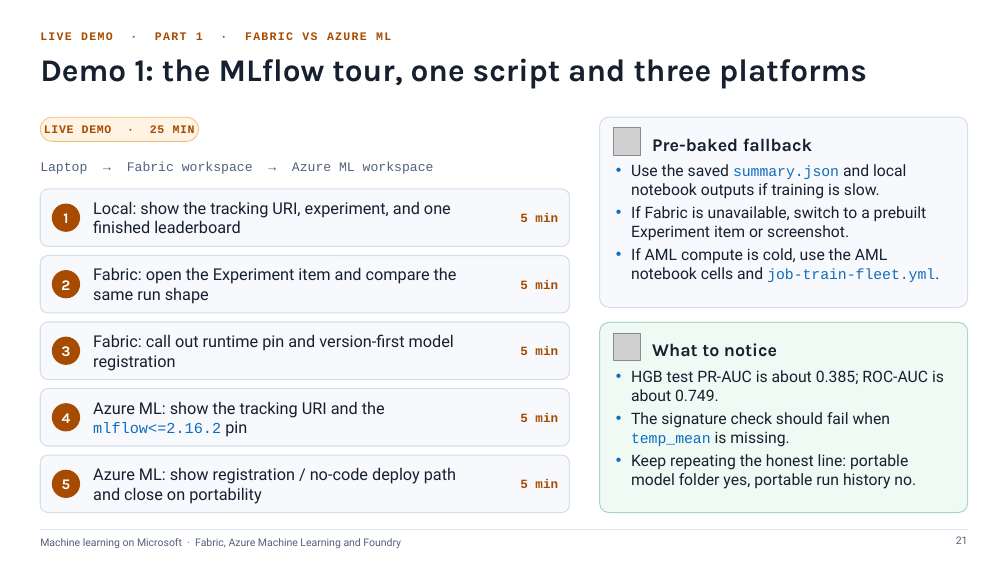
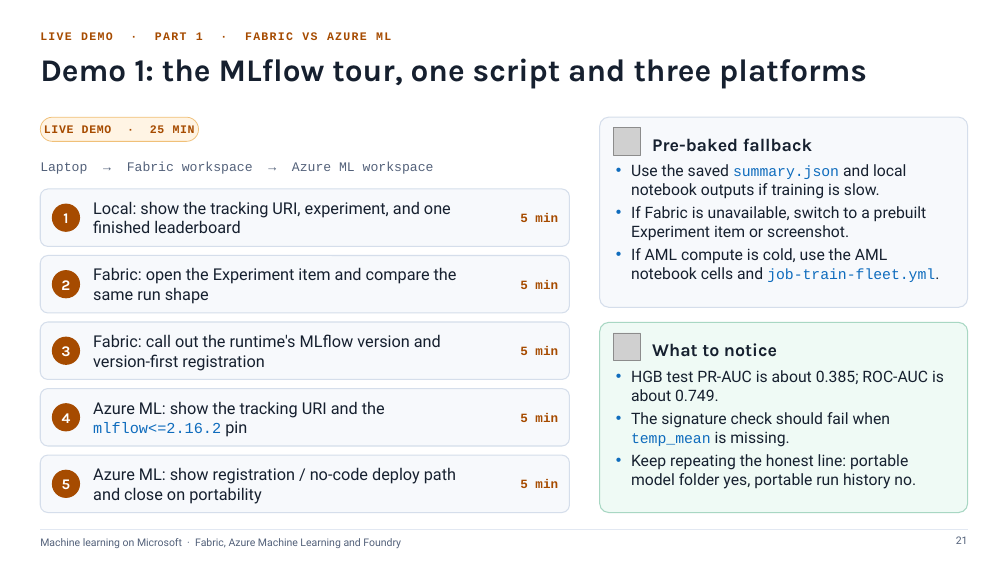
Before and after one commit to justine235/ml-platforms-workshop, a slide deck: slide 21 of 01-slides/ml-platforms-workshop.pptx. Drawn at 1008x567 pixels with LibreOffice and Linux fonts; fonts in the diff are those of the drawing; grey boxes stand for pictures. Boxes give left, top, right and bottom in pixels: in the first picture for what was removed or moved away, otherwise in the second. Text is boxed around its words. In the diff, an @@ line names an element or a change of style, - is before the commit and + after.

```diff
--- a/01-slides/ml-platforms-workshop.pptx
+++ b/01-slides/ml-platforms-workshop.pptx
@@ text at [93, 334, 441, 371]: text changed @@
-Fabric: call out runtime pin and version-first model registration
+Fabric: call out the runtime's MLflow version and version-first registration
```
Also in this commit, not shown: 2 other slides changed, 29 other files.
